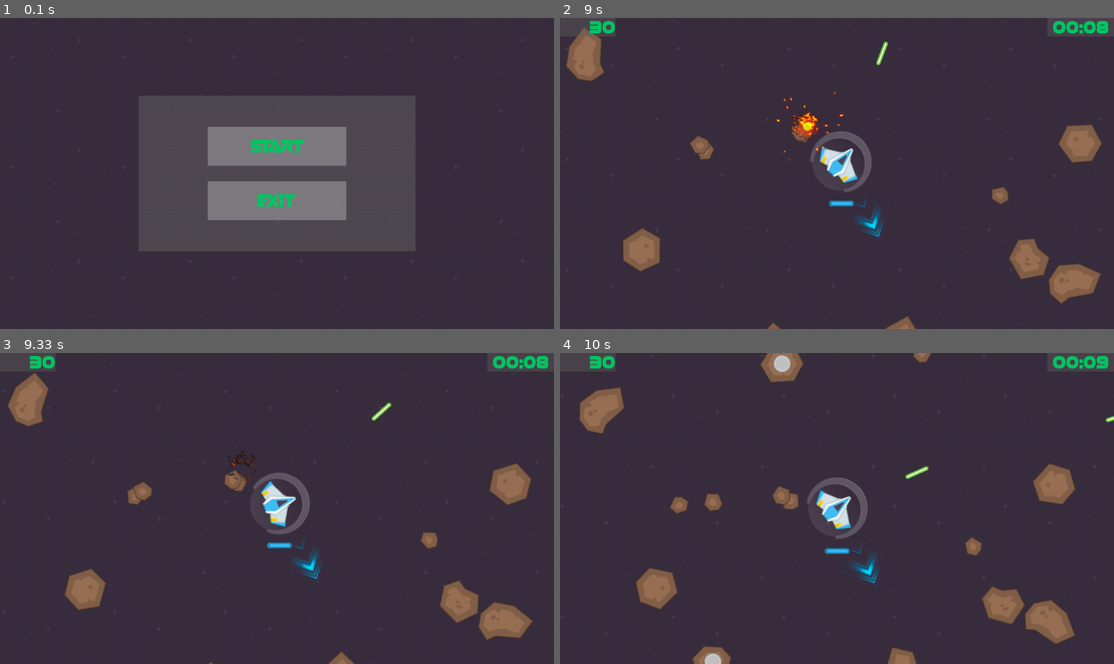
Above: before the commit, frames 1-4 (two rows, left to right).
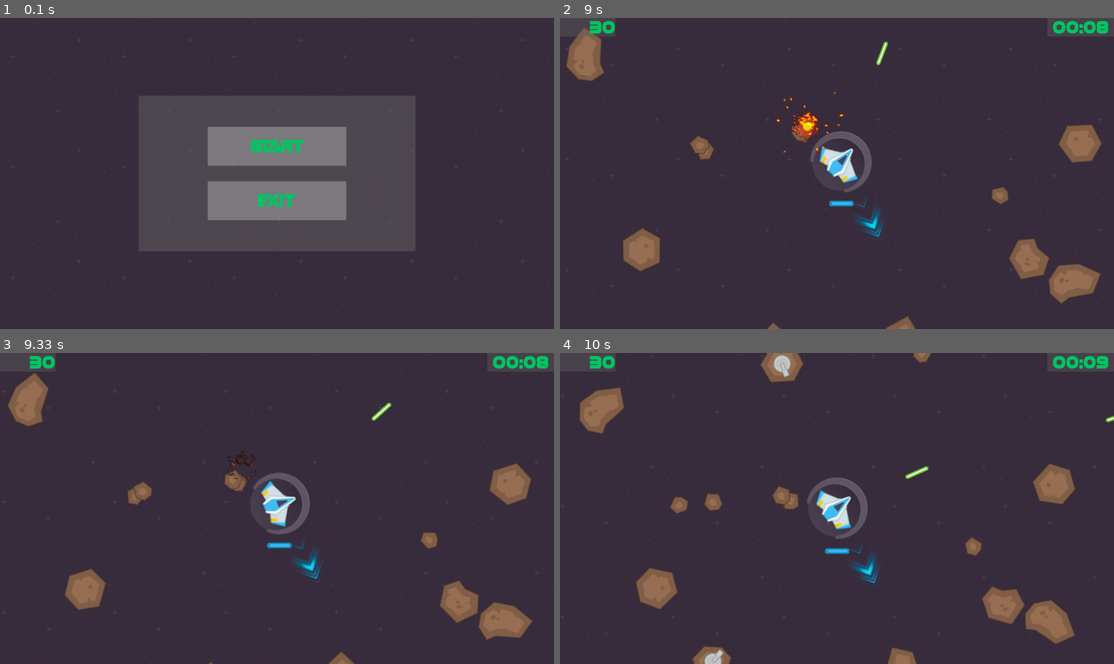
Above: after the commit, the same moments.

Repository: genericprogrammerdude/pygamengn
Game: pygame game, started from main.py
Same seed, same stepped clock (60 frames per second), same inputs: the game is played once before the commit and once after it.
Inputs (mouse positions are in pixels of both pictures, inside the frame that each line leads up to):
- Up to frame 1 (0.1 s): no input
- Up to frame 2 (9 s): click "Start" at 0.38 s; hold D 0.67-1.13 s; move the mouse to (892, 195) at 0.7 s; hold W 1.17-1.47 s; hold D 1.5-1.97 s; hold A 2-2.53 s; hold S 2.57-2.87 s; tap Space at 2.9, 5.7, 6, 6.2, 6.53, 6.83, 7.03, 7.33, 7.6, 7.93, 8.23, 8.37, 8.77 s; hold A 3.23-3.63 s; hold W 3.67-4.03 s; hold D 4.07-4.7 s; hold S 4.73-5.1 s; hold A 5.13-5.6 s; hold D 5.63-6.1 s; hold W 6.13-6.43 s; hold D 6.47-6.93 s; hold A 6.97-7.5 s; hold S 7.53-7.83 s; hold A 7.87-8.27 s; hold W 8.3-8.67 s; hold D from 8.7 s (still down)
- Up to frame 3 (9.33 s): keep holding D; tap Space at 9.07 s
- Up to frame 4 (10 s): release D at 9.33 s; hold S 9.37-9.73 s; tap Space at 9.43, 9.83 s; hold A from 9.77 s (still down)

Frames 1-3 are identical in both runs. In frame 4, less than 0.1% of the frame differs, in the area x 27-42%, y 3-100%.

Commit message:
More inventory.json cleanup. Improved layer assignment.

Diff:
--- a/Assets/inventory.json
+++ b/Assets/inventory.json
@@ -91,11 +91,10 @@
                     ["Projectile"],
                     ["Ship"],
                     ["Shield"],
-                    ["/PlayerShip/Waypoint"],
-                    ["/PlayerShip/Waypoint/LeftDigit", "/PlayerShip/Waypoint/RightDigit"],
+                    ["Waypoint", "LeftDigit", "RightDigit"],
                     ["Asteroid"],
-                    ["/Level_02/AsteroidProjectile"],
-                    ["/Level_02/AsteroidTurret", "/Level_02/AsteroidTurretGun"],
+                    ["AsteroidProjectile"],
+                    ["AsteroidTurret", "AsteroidTurretGun"],
                     ["NavArrow"],
                     ["AnimatedTexture"],
                     ["HealthBar"]
@@ -577,7 +576,7 @@
                 },
                 "attachments": [
                     {
-                        "game_type": "/Level_02/AsteroidTurret",
+                        "game_type": "AsteroidTurret",
                         "offset": [0, 0],
                         "parent_transform": false
                     }
@@ -585,60 +584,60 @@
                 "groups": [
                     "RenderGroup",
                     "AsteroidsGroup"
-                ]
-            },
-            "AsteroidTurret": {
-                "class_name": "Turret",
-                "kwargs": {
-                    "image:image_asset": "turret",
-                    "projectile_type": "/Level_02/AsteroidTurret/AsteroidProjectile",
-                    "fire_freq": 1500,
-                    "health": 20,
-                    "death_effect": "Explosion",
-                    "score_on_die": 20,
-                    "sound:shot_sound": "turret_shot"
-                },
-                "attachments": [
-                    {
-                        "game_type": "AsteroidTurretGun",
-                        "offset": [0.0, -15.0]
-                    }
-                ],
-                "groups": [
-                    "RenderGroup",
-                    "AsteroidTurretsGroup"
-                ],
-                "AsteroidTurretGun": {
-                    "class_name": "GameObject",
-                    "kwargs": {
-                        "image:image_asset": "turret_gun",
-                        "scale": 0.8,
-                        "is_collidable": false
+                ],
+                "AsteroidTurret": {
+                    "class_name": "Turret",
+                    "kwargs": {
+                        "image:image_asset": "turret",
+                        "projectile_type": "/Level_02/AsteroidMother/AsteroidTurret/AsteroidProjectile",
+                        "fire_freq": 1500,
+                        "health": 20,
+                        "death_effect": "Explosion",
+                        "score_on_die": 20,
+                        "sound:shot_sound": "turret_shot"
                     },
-                    "groups": [
-                        "RenderGroup"
-                    ]
-                },
-                "AsteroidProjectile": {
-                    "class_name": "Projectile",
-                    "kwargs": {
-                        "image:image_asset": "turret_projectile",
-                        "death_effect": "ExplosionSmall",
-                        "damage": 10,
-                        "game_object_type:mover": "EnemyTurretProjectileMover",
-                        "kill_when_off_screen": true
-                    },
+                    "attachments": [
+                        {
+                            "game_type": "AsteroidTurretGun",
+                            "offset": [0.0, -15.0]
+                        }
+                    ],
                     "groups": [
                         "RenderGroup",
-                        "AsteroidProjectilesGroup"
-                    ],
-                    "EnemyTurretProjectileMover": {
-                        "class_name": "MoverVelocity",
+                        "AsteroidTurretsGroup"
+                    ],
+                    "AsteroidTurretGun": {
+                        "class_name": "GameObject",
                         "kwargs": {
-                            "velocity": 500.0,
-                            "velocity_decay_factor": 1.0,
-                            "max_velocity": 500.0,
-                            "angular_velocity": 0.0
+                            "image:image_asset": "turret_gun",
+                            "scale": 0.8,
+                            "is_collidable": false
+                        },
+                        "groups": [
+                            "RenderGroup"
+                        ]
+                    },
+                    "AsteroidProjectile": {
+                        "class_name": "Projectile",
+                        "kwargs": {
+                            "image:image_asset": "turret_projectile",
+                            "death_effect": "ExplosionSmall",
+                            "damage": 10,
+                            "game_object_type:mover": "EnemyTurretProjectileMover",
+                            "kill_when_off_screen": true
+                        },
+                        "groups": [
+                            "RenderGroup",
+                            "AsteroidProjectilesGroup"
+                        ],
+                        "EnemyTurretProjectileMover": {
+                            "class_name": "MoverVelocity",
+                            "kwargs": {
+                                "velocity": 500.0,
+                                "velocity_decay_factor": 1.0,
+                                "max_velocity": 500.0,
+                                "angular_velocity": 0.0
+                            }
                         }
                     }
                 }
--- a/GameEngine/game_object_factory.py
+++ b/GameEngine/game_object_factory.py
@@ -104,29 +104,26 @@
             scoped_name = "/".join([scope, name])
 
         game_type = GameObjectFactory.__get_game_type(scoped_name)
-
-        base_scope = scoped_name
-
-        # Get layer id for the GameObject
-        layer_id = LayerManager.invalid_layer_id
-        if cls.layer_manager != None:
-            layer_id = cls.layer_manager.get_layer_id(name)
-            if layer_id == cls.layer_manager.invalid_layer_id:
-                layer_id = cls.layer_manager.get_layer_id(game_type["class_name"])
-
-        # name not found in known layers
-#         if layer_id == LayerManager.invalid_layer_id:
-#             sys.stderr.write("Game type name '{0}' doesn't have an assigned layer in LayerManager.\n".format(
-#                 name
-#             ))
-
-        gob = GameObjectFactory.__create_object(game_type, base_scope, **kwargs)
-        if layer_id != LayerManager.invalid_layer_id:
-            gob.set_layer_id(layer_id)
+        gob = GameObjectFactory.__create_object(game_type, scoped_name, **kwargs)
 
         # Add to groups as specified in type spec
         group_names = game_type.get("groups")
         if group_names:
+            if "RenderGroup" in group_names:
+                # Get layer id for the GameObject only if it's in the RenderGroup
+                layer_id = LayerManager.invalid_layer_id
+                if cls.layer_manager != None:
+                    layer_id = cls.layer_manager.get_layer_id(name)
+                    if layer_id == cls.layer_manager.invalid_layer_id:
+                        layer_id = cls.layer_manager.get_layer_id(game_type["class_name"])
+
+                # name not found in known layers
+                if layer_id != LayerManager.invalid_layer_id:
+                    gob.set_layer_id(layer_id)
+                else:
+                    sys.stderr.write("Game type name '{0}' doesn't have an assigned layer in LayerManager.\n".format(
+                        name
+                    ))
             groups = [cls.assets[name]["asset"] for name in group_names]
             gob.add_to_groups(groups)
 
@@ -134,7 +131,7 @@
         attachment_specs = game_type.get("attachments")
         if gob and attachment_specs:
             for attachment_spec in attachment_specs:
-                attachment_object = GameObjectFactory.create(attachment_spec["game_type"], base_scope)
+                attachment_object = GameObjectFactory.create(attachment_spec["game_type"], scoped_name)
                 if attachment_object:
                     parent_transform = attachment_spec.get("parent_transform")
                     if parent_transform == None:
